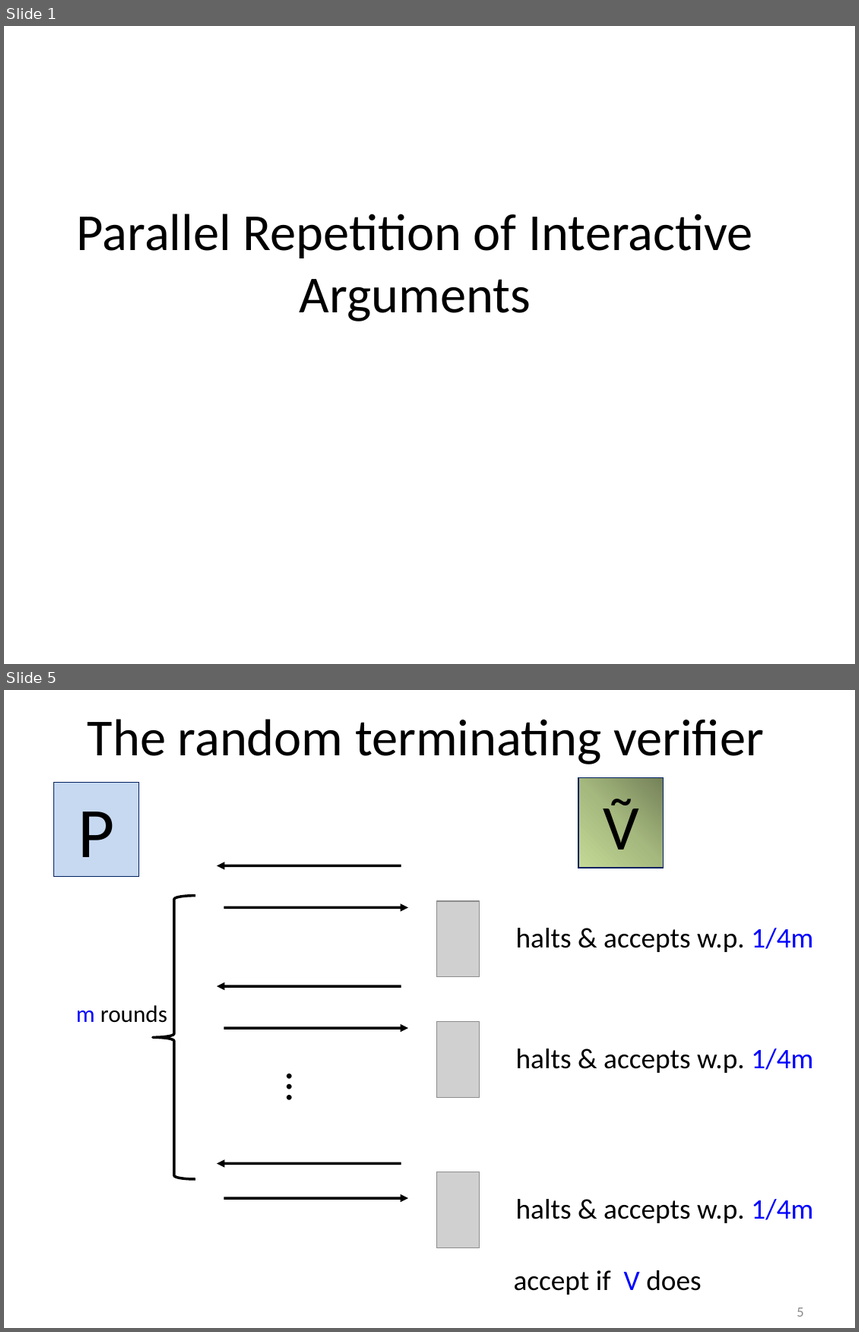
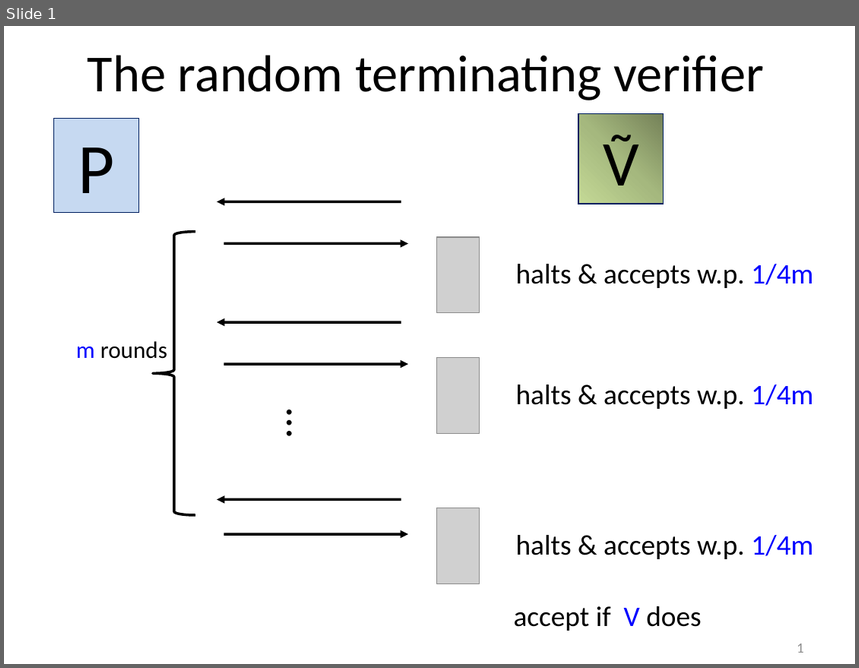
Before and after one commit to iftachh/MyHomepage, a slide deck: Courses/Info/Fall14/Slides/RandomTerminating.ppsx. Shown one above the other, each under a label of ours: slides 1 and 5 before the commit, slide 1 after it; the slides between them are not shown. The pictures are 859x1332 and 859x668 pixels, drawn with LibreOffice and Linux fonts; fonts in the diff are those of the drawing; grey boxes stand for pictures. Boxes give left, top, right and bottom in pixels: in the first picture for what was removed or moved away, otherwise in the second. Text is boxed around its words. In the diff, an @@ line names an element or a change of style, - is before the commit and + after.

```diff
--- a/Courses/Info/Fall14/Slides/RandomTerminating.ppsx
+++ b/Courses/Info/Fall14/Slides/RandomTerminating.ppsx
@@ slide 1 removed at box(4, 26, 855, 664), background #FFFFFF @@
@@ title removed at box(77, 214, 753, 322) @@
-Parallel Repetition of Interactive Arguments
@@ what was slide 5 is now slide 1 @@
@@ page number at box(797, 644, 804, 653): text changed @@
-5
+1
```
Also in this commit, not shown: 3 other slides removed, 2 other files.
